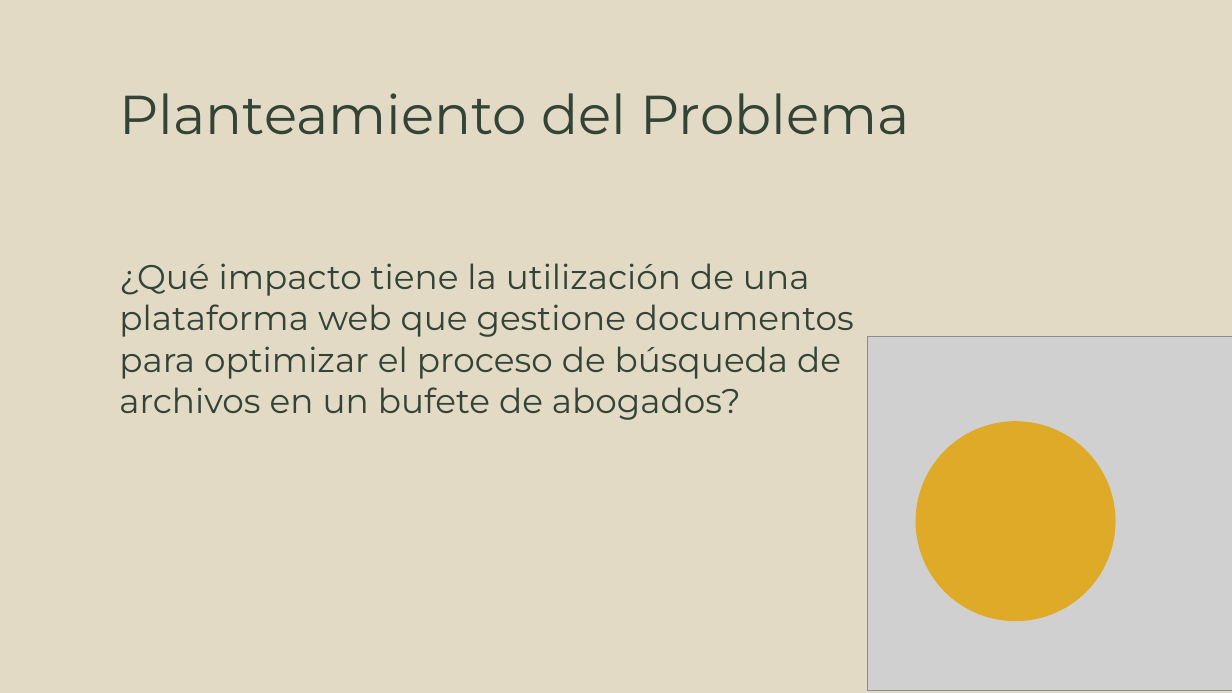
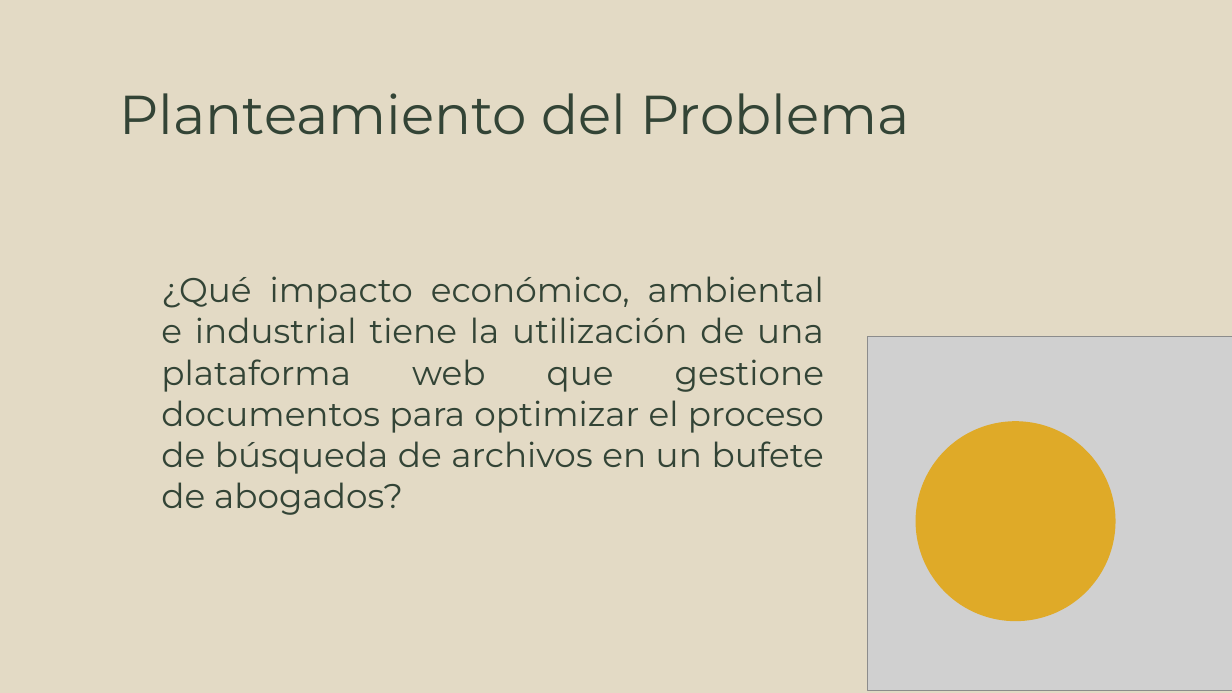
Before and after one commit to mo201801/trabajogrado, a slide deck: slide 9 of ocr-ppt.pptx. Drawn at 1232x693 pixels with LibreOffice and Linux fonts; fonts in the diff are those of the drawing; grey boxes stand for pictures. Boxes give left, top, right and bottom in pixels: in the first picture for what was removed or moved away, otherwise in the second. Text is boxed around its words. In the diff, an @@ line names an element or a change of style, - is before the commit and + after.

```diff
--- a/ocr-ppt.pptx
+++ b/ocr-ppt.pptx
@@ subtitle at bbox=[161, 276, 824, 515]: text changed @@
-¿Qué impacto tiene la utilización de una plataforma web que gestione documentos para optimizar el proceso de búsqueda de archivos en un bufete de abogados?
+¿Qué impacto económico, ambiental e industrial tiene la utilización de una plataforma web que gestione documentos para optimizar el proceso de búsqueda de archivos en un bufete de abogados?
```
Also in this commit, not shown: 2 other slides changed, 1 slide removed, 1 other file.
